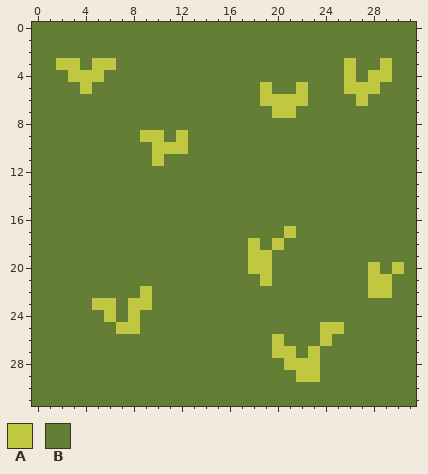
Two states of a pixel-art sprite, sketch/data/grass1.png. The picture above is the old version.
The file is 32x32 pixels.
Palette (. is transparent): A #c0c741  B #647d34
After the commit:
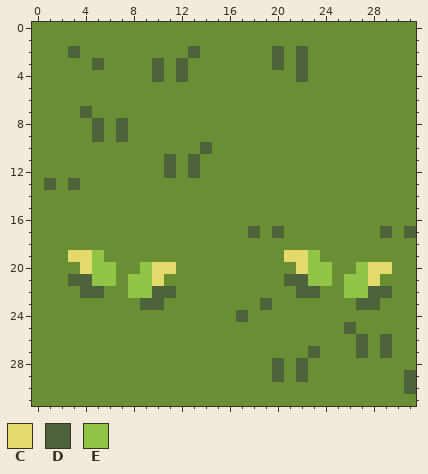
Colours new in this view: C #e4da6c  D #4d613c  E #90c446
Diff:
colour B: #647d34 -> #698e34
y 2: x 3 B -> D; x 13 B -> D; x 20 B -> D; x 22 B -> D
y 3: x 2..3 AA -> BB; x 5..6 AA -> DB; x 10 B -> D; x 12 B -> D; x 20 B -> D; x 22 B -> D; x 26 A -> B; x 29 A -> B
y 4: x 3..5 AAA -> BBB; x 10 B -> D; x 12 B -> D; x 22 B -> D; x 26 A -> B; x 28..29 AA -> BB
y 5: x 4 A -> B; x 19 A -> B; x 22 A -> B; x 26..28 AAA -> BBB
y 6: x 19..22 AAAA -> BBBB; x 27 A -> B
y 7: x 4 B -> D; x 20..21 AA -> BB
y 8: x 5 B -> D; x 7 B -> D
y 9: x 5 B -> D; x 7 B -> D; x 9..10 AA -> BB; x 12 A -> B
y 10: x 10..12 AAA -> BBB; x 14 B -> D
y 11: x 10..11 AB -> BD; x 13 B -> D
y 12: x 11 B -> D; x 13 B -> D
y 13: x 1 B -> D; x 3 B -> D
y 17: x 18 B -> D; x 20..21 BA -> DB; x 29 B -> D; x 31 B -> D
y 18: x 18 A -> B; x 20 A -> B
y 19: x 3..5 BBB -> CCE; x 18..19 AA -> BB; x 21..23 BBB -> CCE
y 20: x 4..6 BBB -> CEE; x 9..11 BBB -> ECC; x 18..19 AA -> BB; x 22..24 BBB -> CEE; x 27..30 BABA -> ECCB
y 21: x 3..6 BBBB -> DDEE; x 8..10 BBB -> EEC; x 19 A -> B; x 21..24 BBBB -> DDEE; x 26..29 BBAA -> EECB
y 22: x 4..5 BB -> DD; x 8..11 BABB -> EEDD; x 22..23 BB -> DD; x 26..29 BBAA -> EEDD
y 23: x 5..6 AA -> BB; x 8..10 AAB -> BDD; x 19 B -> D; x 27..28 BB -> DD
y 24: x 6 A -> B; x 8 A -> B; x 17 B -> D
y 25: x 7..8 AA -> BB; x 24..26 AAB -> BBD
y 26: x 20 A -> B; x 24 A -> B; x 27 B -> D; x 29 B -> D
y 27: x 20..21 AA -> BB; x 23 A -> D; x 27 B -> D; x 29 B -> D
y 28: x 20..23 BAAA -> DBDB
y 29: x 20 B -> D; x 22..23 AA -> DB; x 31 B -> D
y 30: x 31 B -> D
Where, in picture pixels (left, top, right, bottom), the same in both pictures:
changed: (32, 22, 416, 406)
